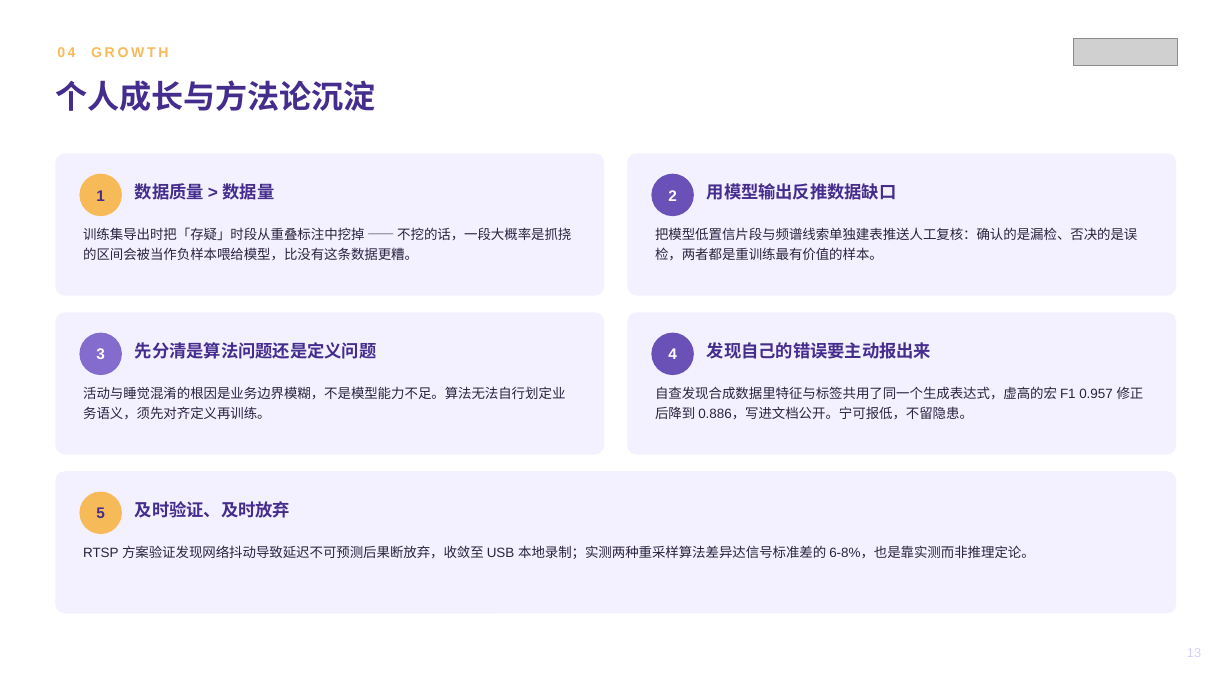
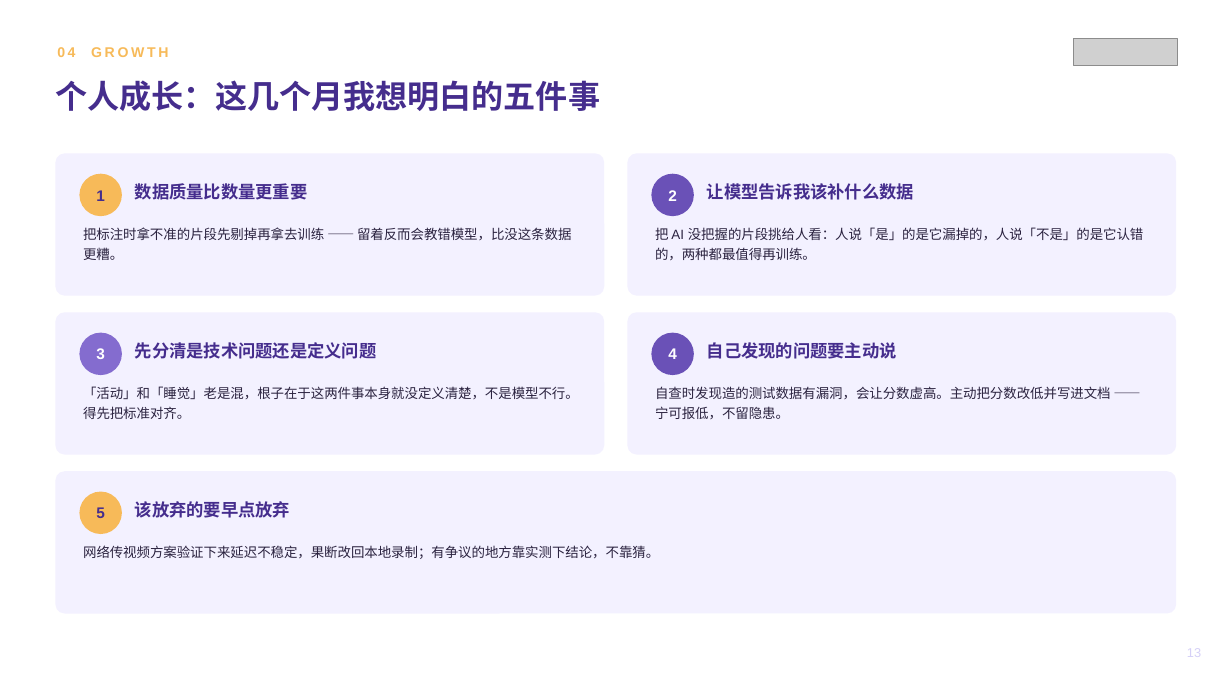
Before and after one commit to zhuyetuo/workplace_soft_skills, a slide deck: slide 13 of 转正述职/转正述职报告-Toky.pptx. Drawn at 1232x693 pixels with LibreOffice and Linux fonts; fonts in the diff are those of the drawing; grey boxes stand for pictures. Boxes give left, top, right and bottom in pixels: in the first picture for what was removed or moved away, otherwise in the second. Text is boxed around its words. In the diff, an @@ line names an element or a change of style, - is before the commit and + after.

```diff
--- a/转正述职/转正述职报告-Toky.pptx
+++ b/转正述职/转正述职报告-Toky.pptx
@@ text at (55,80,600,111): text changed @@
-个人成长与方法论沉淀
+个人成长：这几个月我想明白的五件事
@@ text at (135,183,307,200): text changed @@
-数据质量 > 数据量
+数据质量比数量更重要
@@ text at (707,183,914,200): text changed @@
-用模型输出反推数据缺口
+让模型告诉我该补什么数据
@@ text at (83,227,571,260): text changed @@
-训练集导出时把「存疑」时段从重叠标注中挖掉 —— 不挖的话，一段大概率是抓挠的区间会被当作负样本喂给模型，比没有这条数据更糟。
+把标注时拿不准的片段先剔掉再拿去训练 —— 留着反而会教错模型，比没这条数据更糟。
@@ text at (655,227,1143,260): text changed @@
-把模型低置信片段与频谱线索单独建表推送人工复核：确认的是漏检、否决的是误检，两者都是重训练最有价值的样本。
+把 AI 没把握的片段挑给人看：人说「是」的是它漏掉的，人说「不是」的是它认错的，两种都最值得再训练。
@@ text at (135,342,376,359): text changed @@
-先分清是算法问题还是定义问题
+先分清是技术问题还是定义问题
@@ text at (707,342,897,359): text changed @@
-发现自己的错误要主动报出来
+自己发现的问题要主动说
@@ text at (83,386,579,419): text changed @@
-活动与睡觉混淆的根因是业务边界模糊，不是模型能力不足。算法无法自行划定业务语义，须先对齐定义再训练。
+「活动」和「睡觉」老是混，根子在于这两件事本身就没定义清楚，不是模型不行。得先把标准对齐。
@@ text at (655,386,1111,419): text changed @@
-自查发现合成数据里特征与标签共用了同一个生成表达式，虚高的宏 F1 0.957 修正后降到 0.886，写进文档公开。宁可报低，不留隐患。
+自查时发现造的测试数据有漏洞，会让分数虚高。主动把分数改低并写进文档 —— 宁可报低，不留隐患。
@@ text at (135,501,290,518): text changed @@
-及时验证、及时放弃
+该放弃的要早点放弃
@@ text at (83,545,659,559): text changed @@
-RTSP 方案验证发现网络抖动导致延迟不可预测后果断放弃，收敛至 USB 本地录制；实测两种重采样算法差异达信号标准差的 6-8%，也是靠实测而非推理定论。
+网络传视频方案验证下来延迟不稳定，果断改回本地录制；有争议的地方靠实测下结论，不靠猜。
```
Also in this commit, not shown: 12 other slides changed, 1 other file.
